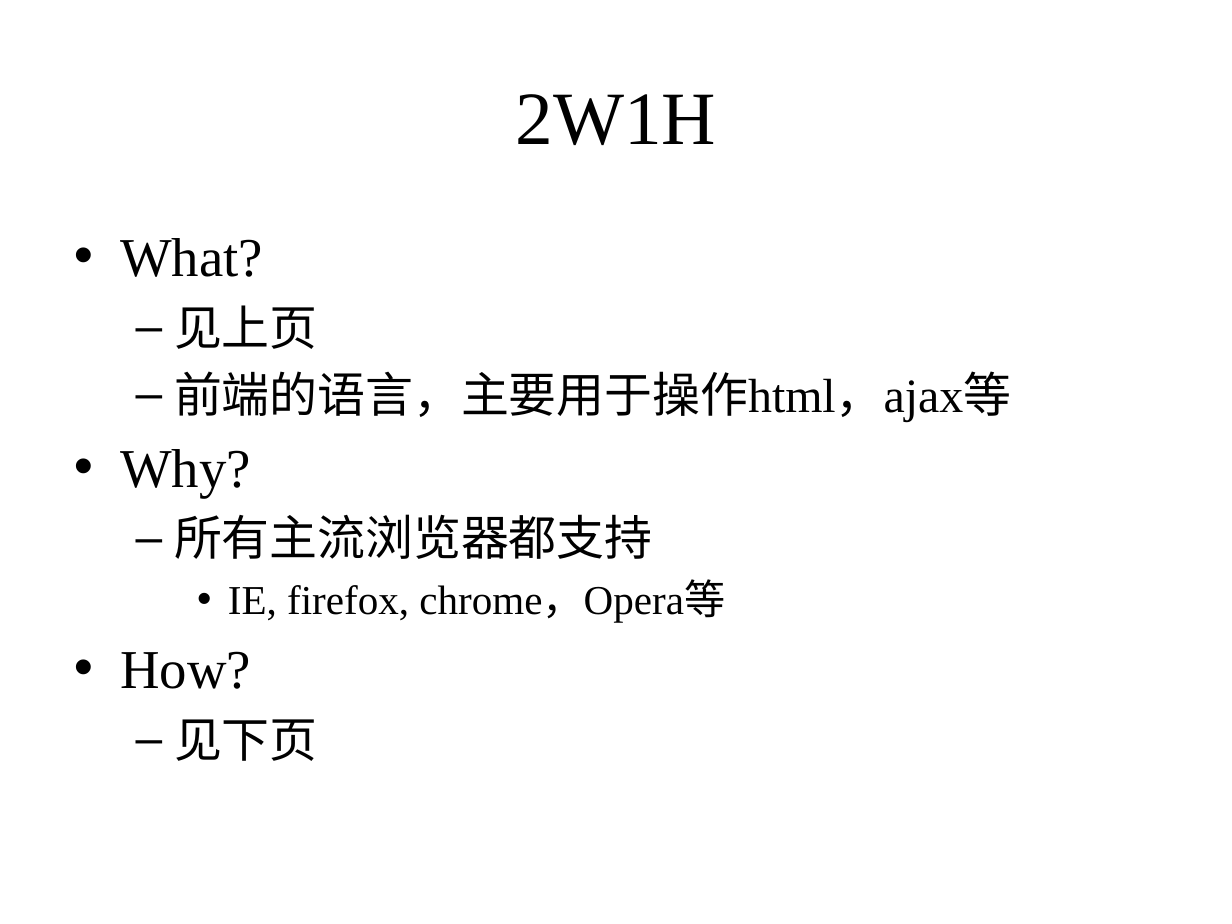
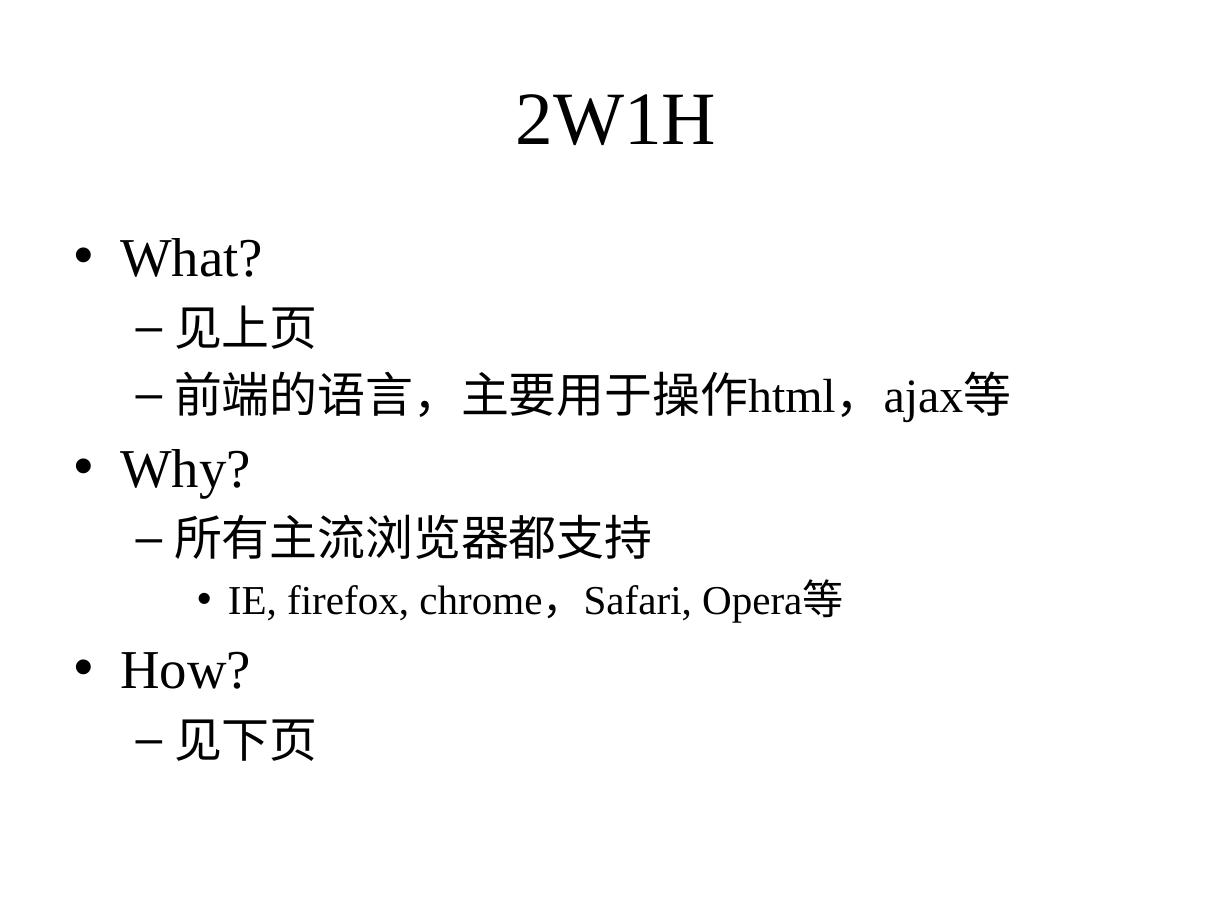
Before and after one commit to zhutao2015/JavaCourse, a slide deck: slide 3 of lesson14/Javascript and jQuery.pptx. Drawn at 1232x924 pixels with LibreOffice and Linux fonts; fonts in the diff are those of the drawing. Boxes give left, top, right and bottom in pixels: in the first picture for what was removed or moved away, otherwise in the second. Text is boxed around its words. In the diff, an @@ line names an element or a change of style, - is before the commit and + after.

```diff
--- a/lesson14/Javascript and jQuery.pptx
+++ b/lesson14/Javascript and jQuery.pptx
@@ text at [228, 582, 844, 622]: text changed @@
-    • IE, firefox, chrome，Opera等
+    • IE, firefox, chrome，Safari, Opera等
```
Also in this commit, not shown: 4 other slides changed, 2 other files.
